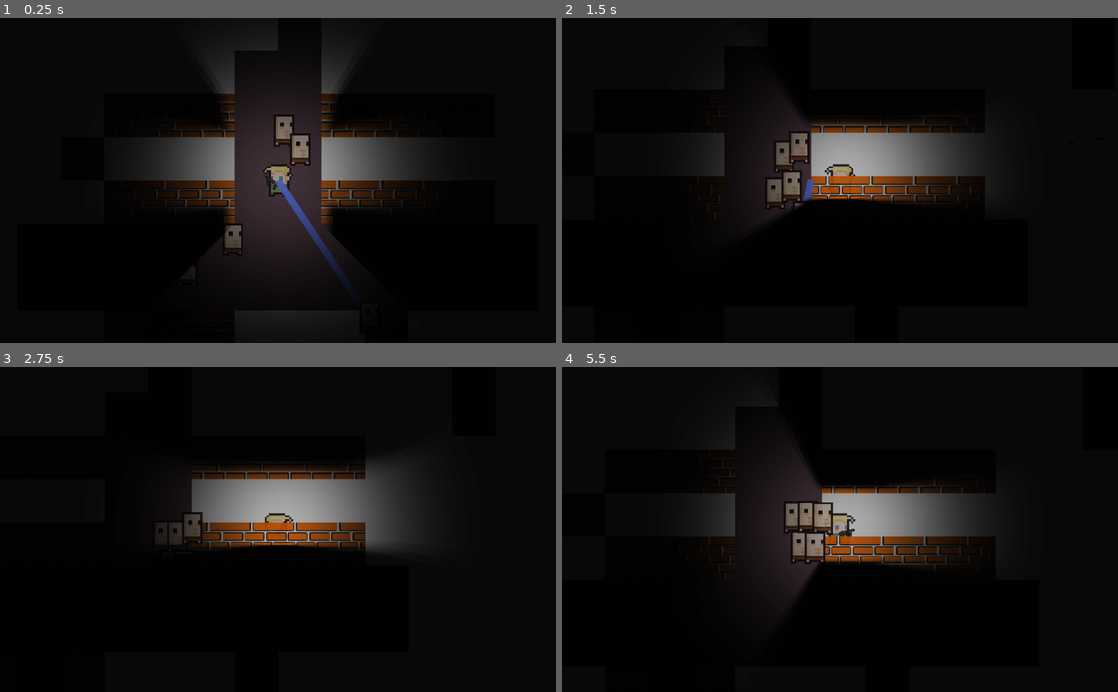
Above: before the commit, frames 1-4 (two rows, left to right).
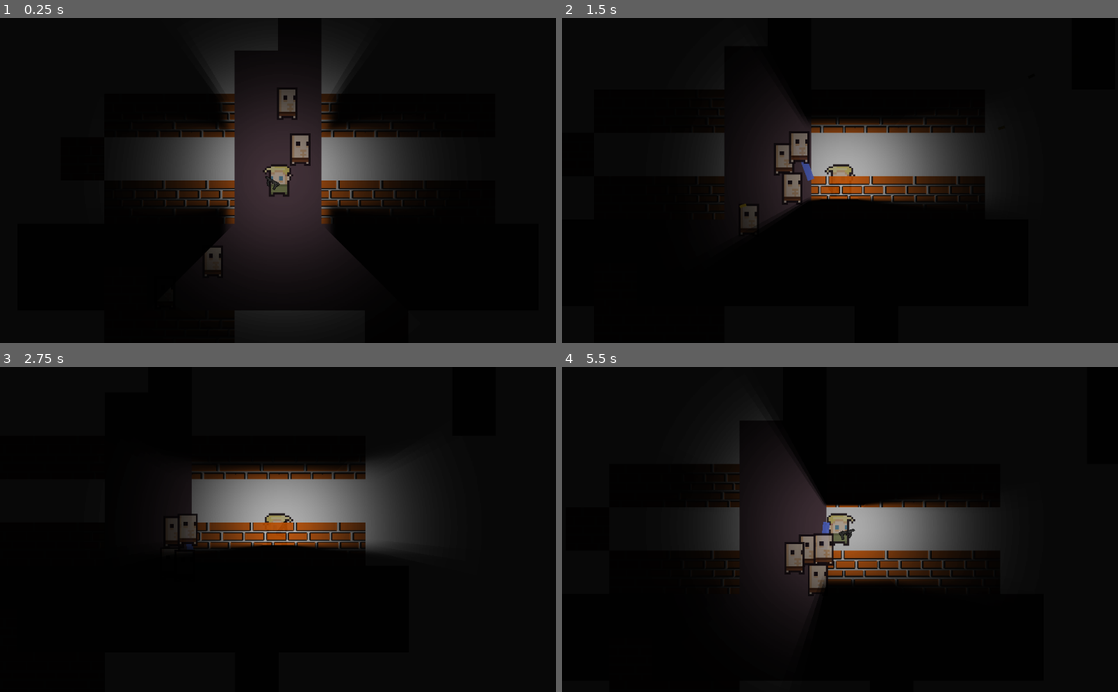
Above: after the commit, the same moments.

Repository: fedzdev/gameoff
Game: Godot game, scene res://Tests/TestArena.tscn
Same seed, same stepped clock (60 frames per second), same inputs: the game is played once before the commit and once after it. This scene is started directly instead of the project's main scene. Sound files missing from this copy of the repository are replaced by a short silence.
Inputs (mouse positions are in pixels of both pictures, inside the frame that each line leads up to):
- Up to frame 1 (0.25 s): no input
- Up to frame 2 (1.5 s): move the mouse to (962, 164) at 0.52 s; press the mouse at (962, 164) at 0.53 s; hold Right (ui_right) 0.53-1.28 s; tap F (follow) at 0.6 s; move the mouse to (728, 196) at 1.27 s; release the mouse at (728, 196) at 1.28 s; hold Down (ui_down) from 1.28 s (still down); click (728, 196) at 1.35 s
- Up to frame 3 (2.75 s): tap G (guard, bound only after the commit) at 1.55, 2.1 s; move the mouse to (333, 458) at 2.02 s; release Down (ui_down) at 2.03 s; hold Right (ui_right) from 2.03 s (still down); tap F (follow) at 2.3 s
- Up to frame 4 (5.5 s): move the mouse to (812, 594) at 2.77 s; release Right (ui_right) at 2.78 s; hold Up (ui_up) 2.78-3.53 s; tap F (follow) at 2.85, 4.55, 5.1 s; click (812, 594) at 3.05 s; move the mouse to (1006, 578) at 3.52 s; press the mouse at (1006, 578) at 3.53 s; hold Left (ui_left) 3.53-5.03 s; tap G (guard, bound only after the commit) at 3.8, 4.35 s; tap R (reload, bound only after the commit) at 4.15 s; move the mouse to (673, 480) at 4.27 s; release the mouse at (673, 480) at 4.28 s; move the mouse to (867, 529) at 5.02 s; press the mouse at (867, 529) at 5.03 s; hold Down (ui_down) from 5.03 s (still down)

The runs differ from the first frame. In frame 1, 1.2% of the frame differs, in the area x 37-63%, y 22-81%; in frame 2, 0.7%; in frame 3, 0.3%; in frame 4, 6.7%, in the area x 25-77%, y 25-76%.

Commit message:
big

Diff:
--- a/Scenes/Player.tscn
+++ b/Scenes/Player.tscn
@@ -1,8 +1,10 @@
-[gd_scene load_steps=5 format=2]
+[gd_scene load_steps=7 format=2]
 
 [ext_resource path="res://Scripts/Player.gd" type="Script" id=1]
 [ext_resource path="res://Assets/0x72_16x16DungeonTileset.v4.png" type="Texture" id=2]
 [ext_resource path="res://Assets/gyn.png" type="Texture" id=3]
+[ext_resource path="res://Assets/SMGShot.wav" type="AudioStream" id=4]
+[ext_resource path="res://Assets/Reload3.wav" type="AudioStream" id=5]
 
 [sub_resource type="CapsuleShape2D" id=1]
 radius = 13.4079
@@ -35,7 +37,20 @@
 current = true
 zoom = Vector2( 0.8, 0.8 )
 
-[node name="Timer" type="Timer" parent="."]
-wait_time = 0.05
+[node name="bulletspawntimer" type="Timer" parent="."]
+wait_time = 0.08
 autostart = true
-[connection signal="timeout" from="Timer" to="." method="_on_Timer_timeout"]
+
+[node name="bulletaudio" type="AudioStreamPlayer2D" parent="."]
+stream = ExtResource( 4 )
+pitch_scale = 1.5
+
+[node name="reloadtimer" type="Timer" parent="."]
+wait_time = 1.5
+
+[node name="reloadaudio" type="AudioStreamPlayer2D" parent="."]
+stream = ExtResource( 5 )
+[connection signal="timeout" from="bulletspawntimer" to="." method="_on_bulletspawntimer_timeout"]
+[connection signal="finished" from="bulletaudio" to="." method="_on_bulletaudio_finished"]
+[connection signal="timeout" from="reloadtimer" to="." method="_on_reloadtimer_timeout"]
+[connection signal="finished" from="reloadaudio" to="." method="_on_reloadaudio_finished"]
--- a/Scripts/Player.gd
+++ b/Scripts/Player.gd
@@ -1,4 +1,7 @@
 extends KinematicBody2D
+
+
+onready var gunnode = get_node("bulletaudio")
 
 
 const Bullet = preload("res://Tests/Bullut.tscn")
@@ -8,7 +11,9 @@
 var acceleration = 5
 var velocity_multiplier = 1
 var shooting_timer = false
-var bullets = 12
+var bullets = 120
+var follow_on = false
+var playing_reload_audio = false
 
 
 
@@ -30,20 +35,33 @@
 
 
 func update_player_input(delta):
-	get_tree().call_group("dumpy", "move_dumpy", self.global_position)
 	if Input.is_action_pressed("shoot"):
 			if shooting_timer == false:
 				if bullets > 0:
 					bullets -= 1
 					var bullut = Bullet.instance()
 					bullut.position = get_node("Sprite/gun/Position2D").global_position
-					bullut.rotation = get_angle_to(get_global_mouse_position())
+					bullut.rotation = get_angle_to(get_global_mouse_position()) -rand_range(-PI / 8, PI / 8)
 					get_parent().add_child(bullut)
 					shooting_timer = true
-					get_node("Timer").start()
+					get_node("bulletspawntimer").start()
+					gunnode.play()
 				elif bullets <= 0:
-					print("gotta reload")
+					if not playing_reload_audio:
+						print("gotta reload")
+						reload()
+
+
+	if Input.is_action_just_pressed("guard"):
+		get_tree().call_group("dumpy", "move_dumpy", self.global_position)
+		follow_on = false
 	if Input.is_action_just_pressed("follow"):
+		if follow_on:
+			follow_on = false
+		elif not follow_on:
+			follow_on = true
+
+	if follow_on:
 		get_tree().call_group("dumpy", "move_dumpy", self.global_position)
 
 	if Input.is_action_pressed("ui_up") and not Input.is_action_pressed("ui_down"):
@@ -60,6 +78,27 @@
 	else:
 		motion.x = lerp(motion.x, 0, FRICTION)
 
+	if Input.is_action_just_pressed("reload"):
+		reload()
 
-func _on_Timer_timeout():
+func _on_bulletspawntimer_timeout():
 	shooting_timer = false
+
+
+func reload():
+	bullets = 0
+	get_node("reloadtimer").start()
+	get_node("reloadaudio").play()
+	playing_reload_audio = true
+
+
+func _on_reloadtimer_timeout():
+	bullets = 120
+
+
+func _on_AudioStreamPlayer2D_finished():
+	bullets = 120
+
+
+func _on_reloadaudio_finished():
+	playing_reload_audio = false
--- a/Tests/Bullut.gd
+++ b/Tests/Bullut.gd
@@ -16,5 +16,10 @@
 
 
 func _on_Bullut_body_entered(body):
-	if not body.name == "Player":
-		queue_free()
+	if body.name == "dumpy":
+		get_node("AudioStreamPlayer2D").play()
+		self.hide()
+
+
+func _on_AudioStreamPlayer2D_finished():
+	queue_free()
--- a/Tests/Bullut.tscn
+++ b/Tests/Bullut.tscn
@@ -1,7 +1,8 @@
-[gd_scene load_steps=4 format=2]
+[gd_scene load_steps=5 format=2]
 
 [ext_resource path="res://Tests/Bullut.gd" type="Script" id=1]
 [ext_resource path="res://Assets/bullut.png" type="Texture" id=2]
+[ext_resource path="res://Assets/BulletHit.wav" type="AudioStream" id=3]
 
 [sub_resource type="RectangleShape2D" id=1]
 extents = Vector2( 5.84556, 2.83992 )
@@ -16,4 +17,8 @@
 
 [node name="CollisionShape2D" type="CollisionShape2D" parent="."]
 shape = SubResource( 1 )
+
+[node name="AudioStreamPlayer2D" type="AudioStreamPlayer2D" parent="."]
+stream = ExtResource( 3 )
 [connection signal="body_entered" from="." to="." method="_on_Bullut_body_entered"]
+[connection signal="finished" from="AudioStreamPlayer2D" to="." method="_on_AudioStreamPlayer2D_finished"]
--- a/Tests/TestArena.tscn
+++ b/Tests/TestArena.tscn
@@ -97,7 +97,7 @@
 cell_size = Vector2( 16, 16 )
 centered_textures = true
 format = 1
-tile_data = PoolIntArray( -393216, 0, 0, -393215, 0, 0, -393 …(421 unchanged characters)…  0, 0, 196602, 0, 0, 196603, 0, 0, 196604, 0, 0, 196605, 0, 0, 196606, 0, 0, 196607, 0, 0, 131072, 0, 0, 131073, 0, 0, 131074, 0, 0, 131075, 0, 0, 131076, 0, 0, 131077, 0, 0, 262141, 0, 0, 196610, 0, 0, 327676, 0, 0, 3276 …(122 unchanged characters)…
+tile_data = PoolIntArray( -393216, 0, 0, -393215, 0, 0, -393 …(421 unchanged characters)…  0, 0, 196602, 0, 0, 196603, 0, 0, 196605, 0, 0, 196606, 0, 0, 196607, 0, 0, 131072, 0, 0, 131073, 0, 0, 131074, 0, 0, 131075, 0, 0, 131076, 0, 0, 131077, 0, 0, 196610, 0, 0, 327676, 0, 0, 3276 …(122 unchanged characters)…
 
 [node name="Player" parent="." instance=ExtResource( 2 )]
 
@@ -135,10 +135,10 @@
 format = 1
 tile_data = PoolIntArray( -65540, 0, 0, -65539, 0, 0, -65538, 0, 0, -131071, 0, 0, -131070, 0, 0, -131069, 0, 0, -131068, 0, 0, -5, 0, 0, 65532, 0, 0, 65533, 0, 0, 65534, 0, 0, 1, 0, 0, 2, 0, 0, 3, 0, 0, 4, 0, 0, 196604, 0, 0, 262140, 0, 0, 262141, 0, 0, 262142, 0, 0 )
 
+[node name="Line2D" type="Line2D" parent="."]
+
 [node name="dumpy" parent="." instance=ExtResource( 9 )]
 position = Vector2( 13.773, -113.363 )
-
-[node name="Line2D" type="Line2D" parent="."]
 
 [node name="dumpy2" parent="." instance=ExtResource( 9 )]
 position = Vector2( -166.497, 166.497 )
@@ -148,9 +148,3 @@
 
 [node name="dumpy4" parent="." instance=ExtResource( 9 )]
 position = Vector2( 32.795, -45.4084 )
-
-[node name="dumpy5" parent="." instance=ExtResource( 9 )]
-position = Vector2( 211.906, 153.043 )
-
-[node name="dumpy6" parent="." instance=ExtResource( 9 )]
-position = Vector2( 159.77, 242.178 )
--- a/project.godot
+++ b/project.godot
@@ -68,6 +68,16 @@
 "events": [ Object(InputEventKey,"resource_local_to_scene":false,"resource_name":"","device":0,"alt":false,"shift":false,"control":false,"meta":false,"command":false,"pressed":false,"scancode":70,"unicode":0,"echo":false,"script":null)
  ]
 }
+guard={
+"deadzone": 0.5,
+"events": [ Object(InputEventKey,"resource_local_to_scene":false,"resource_name":"","device":0,"alt":false,"shift":false,"control":false,"meta":false,"command":false,"pressed":false,"scancode":71,"unicode":0,"echo":false,"script":null)
+ ]
+}
+reload={
+"deadzone": 0.5,
+"events": [ Object(InputEventKey,"resource_local_to_scene":false,"resource_name":"","device":0,"alt":false,"shift":false,"control":false,"meta":false,"command":false,"pressed":false,"scancode":82,"unicode":0,"echo":false,"script":null)
+ ]
+}
 
 [physics]
 
Not shown, added: Assets/BulletHit.wav.import
Not shown, added: Assets/Reload3.wav.import
Not shown, added: Assets/SMGShot.wav.import
Not shown, added: Assets/BulletHit.wav
Not shown, added: Assets/Reload3.wav
Not shown, added: Assets/SMGShot.wav
